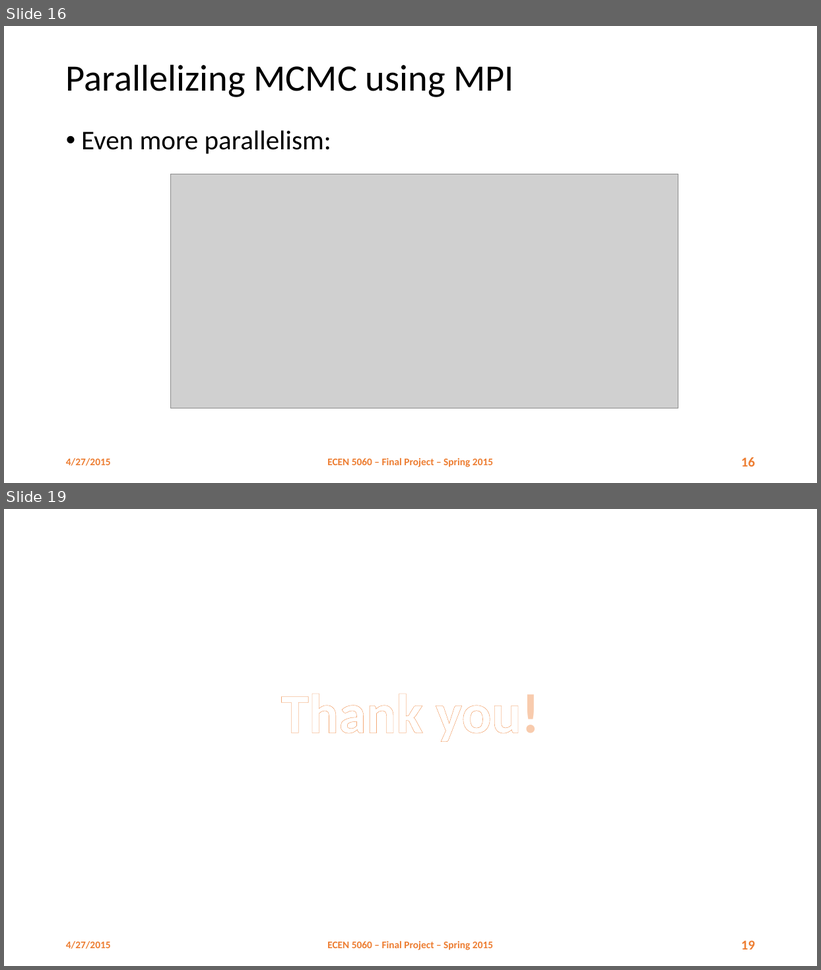
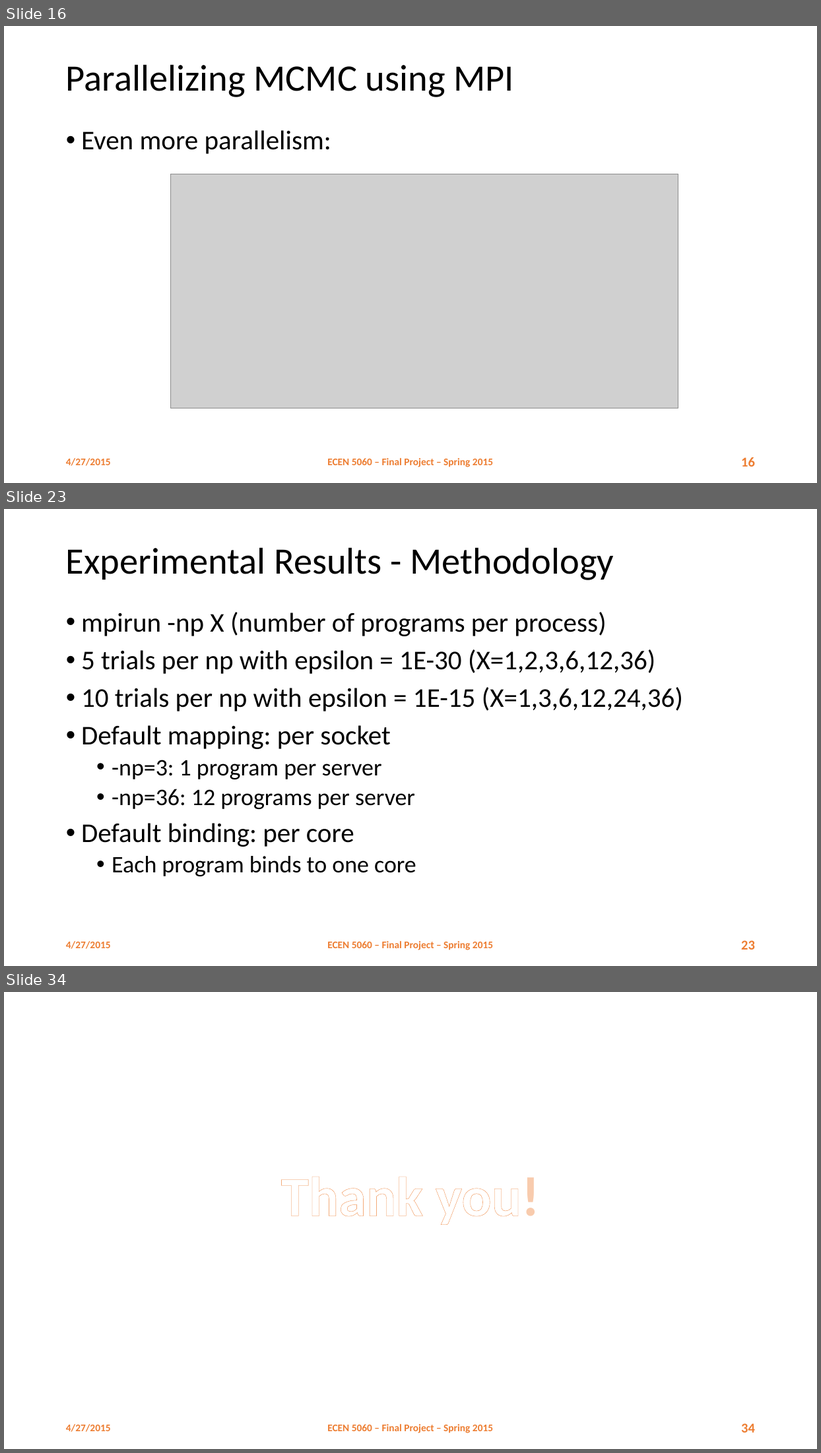
Before and after one commit to danhtuan/jdmcmc-mpi, a slide deck: report/Parallel MCMC.pptx. Shown one above the other, each under a label of ours: slides 16 and 19 before the commit, slides 16, 23 and 34 after it; the slides between them are not shown. The pictures are 821x970 and 821x1453 pixels, drawn with LibreOffice and Linux fonts; fonts in the diff are those of the drawing; grey boxes stand for pictures; background and template pictures are left out. Boxes give left, top, right and bottom in pixels: in the first picture for what was removed or moved away, otherwise in the second. Text is boxed around its words. In the diff, an @@ line names an element or a change of style, - is before the commit and + after.

Commit message:
- add excel spreadsheet of results - matthew's modifications to powerpoint - new slides

```diff
--- a/report/Parallel MCMC.pptx
+++ b/report/Parallel MCMC.pptx
@@ slide 23 added at (4, 509, 817, 966), background #FFFFFF @@
@@ title added at (66, 547, 614, 580), 44 pt, text #000000 @@
+Experimental Results - Methodology
@@ text added at (81, 612, 683, 877), 32 pt, text #000000 @@
+• mpirun -np X (number of programs per process)
+• 5 trials per np with epsilon = 1E-30 (X=1,2,3,6,12,36)
+• 10 trials per np with epsilon = 1E-15 (X=1,3,6,12,24,36)
+• Default mapping: per socket
+  • -np=3: 1 program per server
+  • -np=36: 12 programs per server
+• Default binding: per core
+  • Each program binds to one core
@@ text added at (66, 941, 111, 949), 12 pt, text #ED7D31, bold @@
+4/27/2015
@@ text added at (327, 941, 493, 951), 12 pt, text #ED7D31, bold @@
+ECEN 5060 – Final Project – Spring 2015
@@ page number added at (741, 941, 755, 950), 16 pt, text #ED7D31, bold @@
+23
@@ what was slide 19 is now slide 34 @@
@@ page number at (741, 1424, 755, 1433): text changed @@
-19
+34
```
Also in this commit, not shown: 4 slides changed, 14 other slides added, 1 other file.
